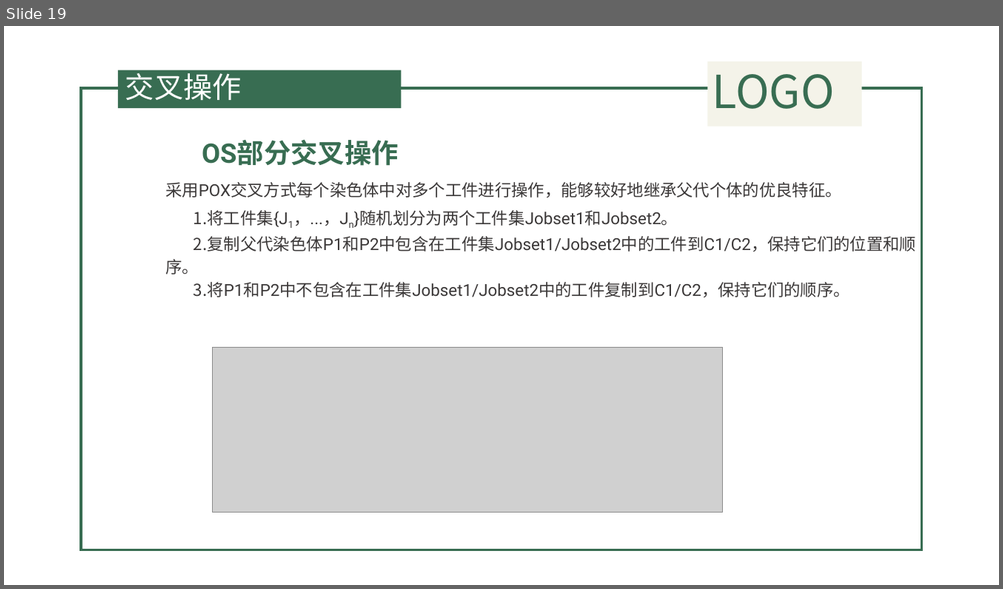
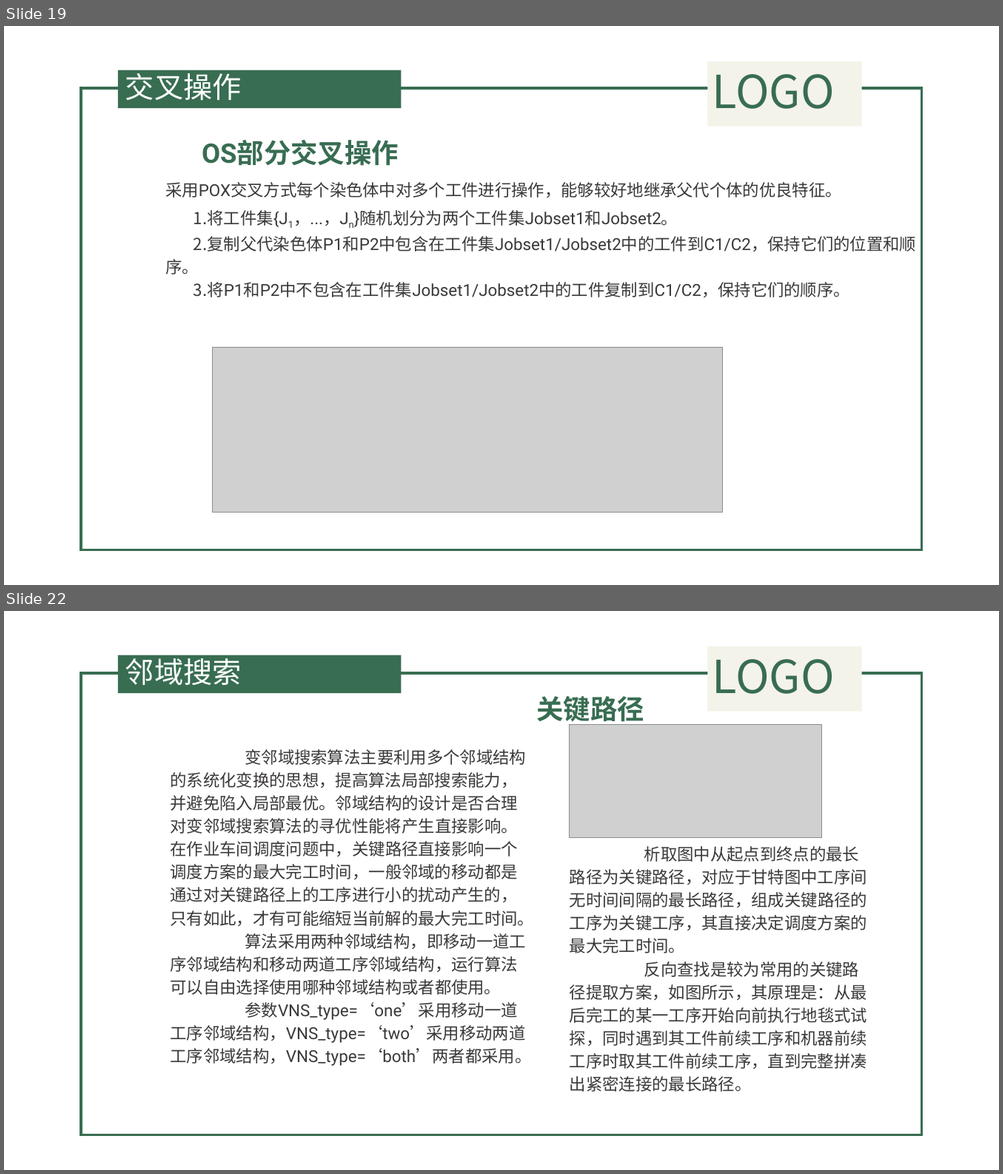
Before and after one commit to QuanQuan6/copy2, a slide deck: 遗传算法.pptx. Shown one above the other, each under a label of ours: slide 19 before the commit, slides 19 and 22 after it; the slides between them are not shown. The pictures are 1003x589 and 1003x1174 pixels, drawn with LibreOffice and Linux fonts; fonts in the diff are those of the drawing; grey boxes stand for pictures; background and template pictures are left out. Boxes give left, top, right and bottom in pixels: in the first picture for what was removed or moved away, otherwise in the second. Text is boxed around its words. In the diff, an @@ line names an element or a change of style, - is before the commit and + after.

```diff
--- a/遗传算法.pptx
+++ b/遗传算法.pptx
@@ slide 22 added at (4, 611, 999, 1170), background picture (left out); not listed: 4 template elements that a slide beside it also shows @@
@@ title added at (125, 653, 242, 685), 28 pt, text #FFFFFF @@
+邻域搜索
@@ text added at (537, 696, 645, 726), 26 pt, text #386D52, bold @@
+关键路径
@@ picture added at (569, 725, 822, 838) @@
@@ text added at (170, 749, 534, 1066), 16 pt, text #3B3838 @@
+变邻域搜索算法主要利用多个邻域结构的系统化变换的思想，提高算法局部搜索能力，并避免陷入局部最优。邻域结构的设计是否合理对变邻域搜索算法的寻优性能将产生直接影响。在作业车间调度问题中，关键路径直接影响一个调度方案的最大完工时间，一般邻域的移动都是通过对关键路径上的工序进行小的扰动产生的，只有如此，才有可能缩短当前解的最大完工时间。
+算法采用两种邻域结构，即移动一道工序邻域结构和移动两道工序邻域结构，运行算法可以自由选择使用哪种邻域结构或者都使用。
+参数VNS_type=‘one’采用移动一道工序邻域结构，VNS_type=‘two’采用移动两道工序邻域结构，VNS_type=‘both’两者都采用。
@@ text added at (569, 846, 867, 1092), 16 pt, text #3B3838 @@
+析取图中从起点到终点的最长路径为关键路径，对应于甘特图中工序间无时间间隔的最长路径，组成关键路径的工序为关键工序，其直接决定调度方案的最大完工时间。
+反向查找是较为常用的关键路径提取方案，如图所示，其原理是：从最后完工的某一工序开始向前执行地毯式试探，同时遇到其工件前续工序和机器前续工序时取其工件前续工序，直到完整拼凑出紧密连接的最长路径。
```
Also in this commit, not shown: 4 slides changed, 3 other slides added, 4 other files.
